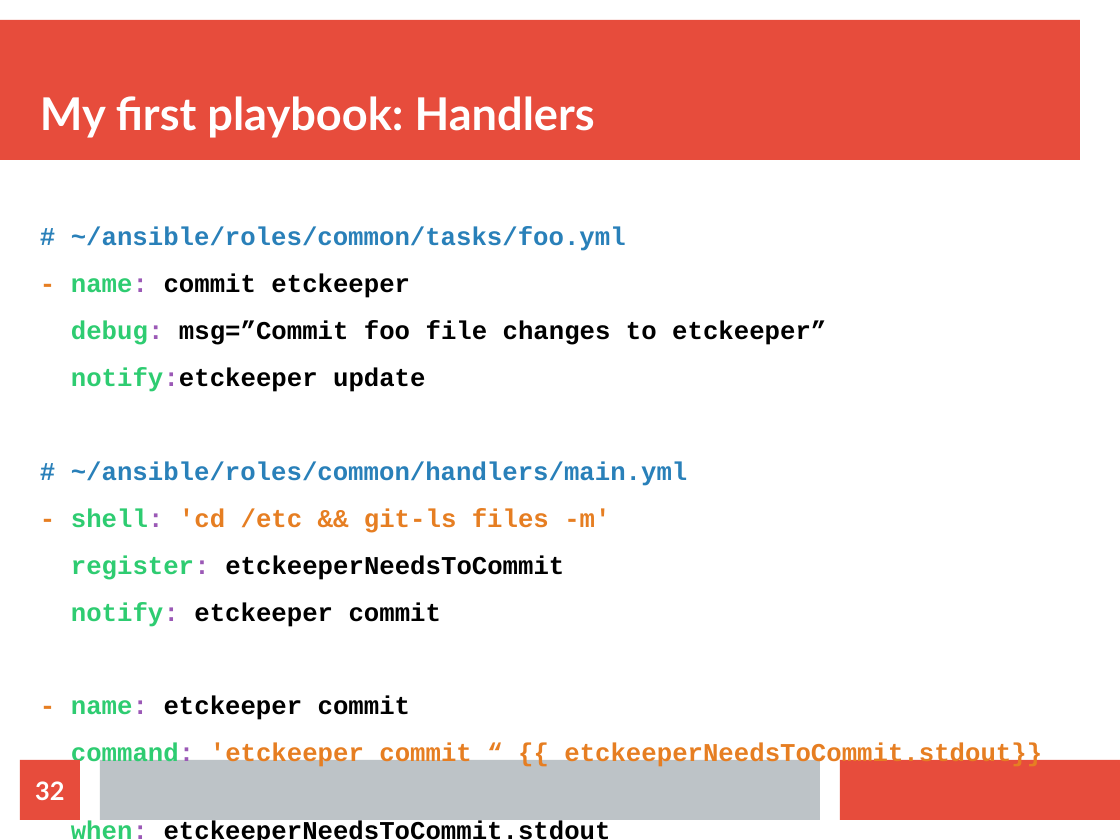
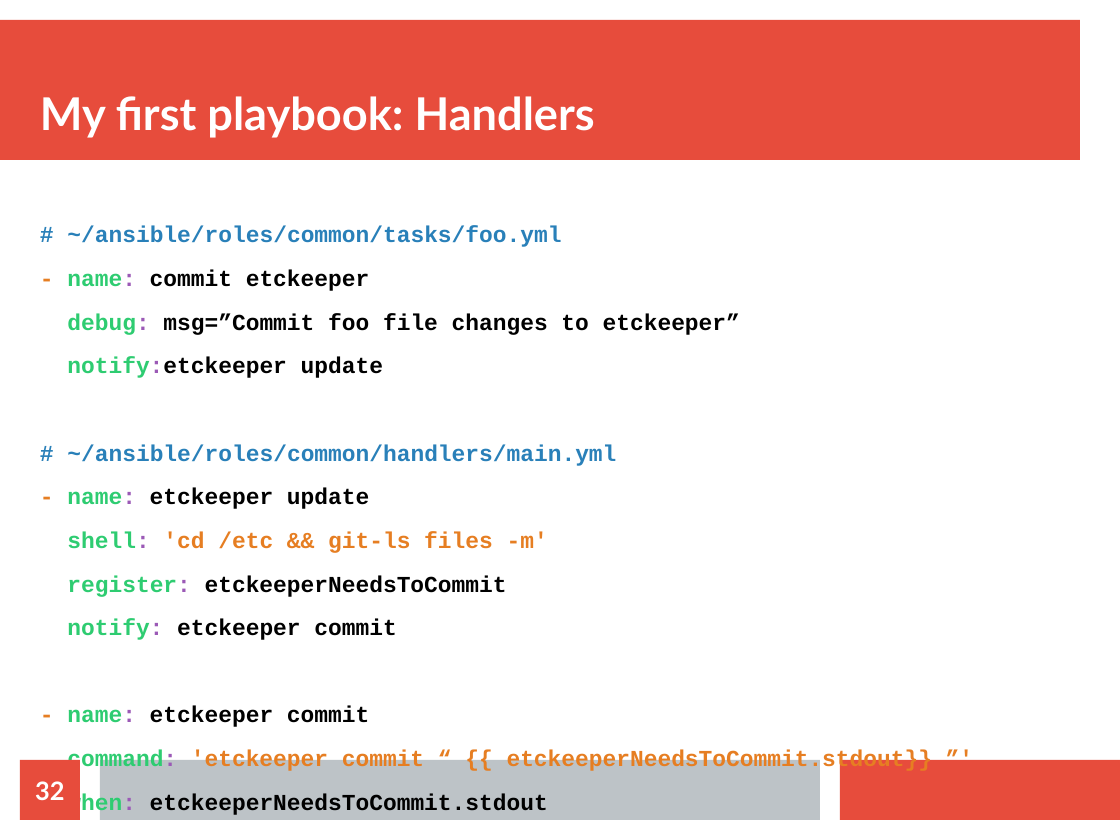
Before and after one commit to adriaaah/ansible-slides, a slide deck: slide 32 of ansible-let-the-sysadmins-take-a-nap.odp. Drawn at 1120x840 pixels with LibreOffice and Linux fonts; fonts in the diff are those of the drawing. Boxes give left, top, right and bottom in pixels: in the first picture for what was removed or moved away, otherwise in the second. Text is boxed around its words. In the diff, an @@ line names an element or a change of style, - is before the commit and + after.

Commit message:
Minor bug fixed in Handlers section. Handler name missed. Thanks the guy noticed it.

```diff
--- a/ansible-let-the-sysadmins-take-a-nap.odp
+++ b/ansible-let-the-sysadmins-take-a-nap.odp
@@ text at <box>67,226,932,817</box>: size 18.2 to 16.2 pt in "# ~/ansible/roles/common/tasks/foo.yml", "- name: commit etckeeper", "debug: msg=”Commit foo file changes to etckeeper”", "notify:etckeeper update" and 6 more places @@
@@ text at <box>67,488,548,553</box>: text changed; size 18.2 to 16.2 pt @@
-- shell: 'cd /etc && git-ls files -m'
+- name: etckeeper update
+shell: 'cd /etc && git-ls files -m'
```
